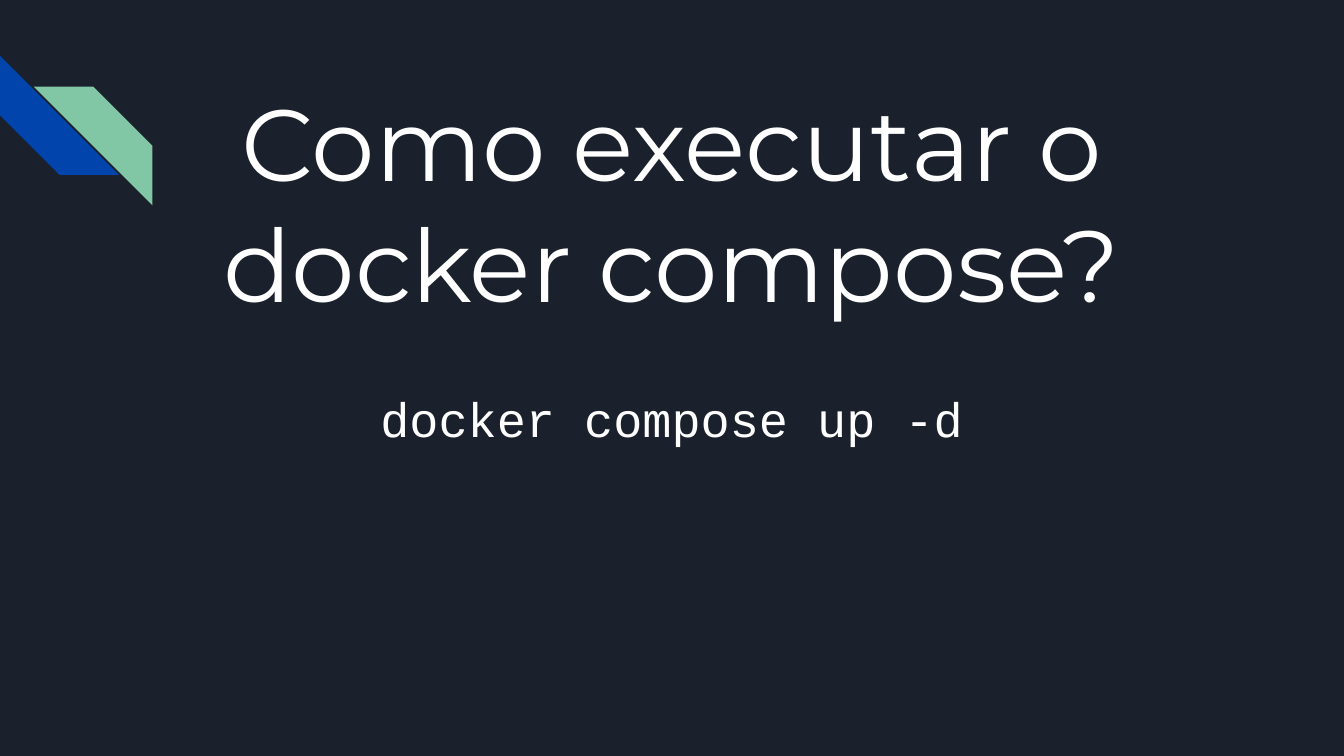
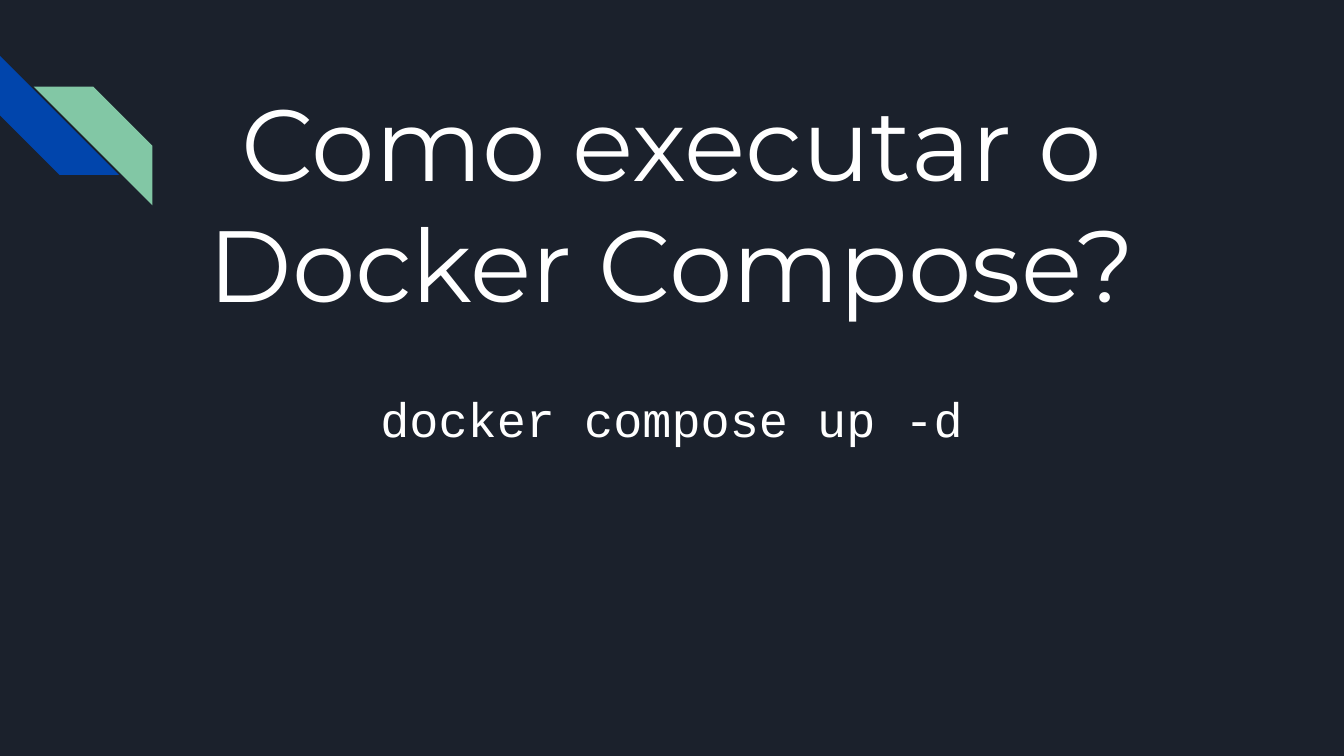
Before and after one commit to RafaelCecchin/aula-docker, a slide deck: slide 40 of slides/Introdução ao Docker.pptx (slide 37 before the commit). Drawn at 1344x756 pixels with LibreOffice and Linux fonts; fonts in the diff are those of the drawing. Boxes give left, top, right and bottom in pixels: in the first picture for what was removed or moved away, otherwise in the second. Text is boxed around its words. In the diff, an @@ line names an element or a change of style, - is before the commit and + after.

```diff
--- a/slides/Introdução ao Docker.pptx
+++ b/slides/Introdução ao Docker.pptx
@@ title at box(208, 109, 1135, 322): text changed @@
-Como executar o docker compose?
+Como executar o Docker Compose?
```
Also in this commit, not shown: 14 other slides changed, 3 slides added, 1 other file.
